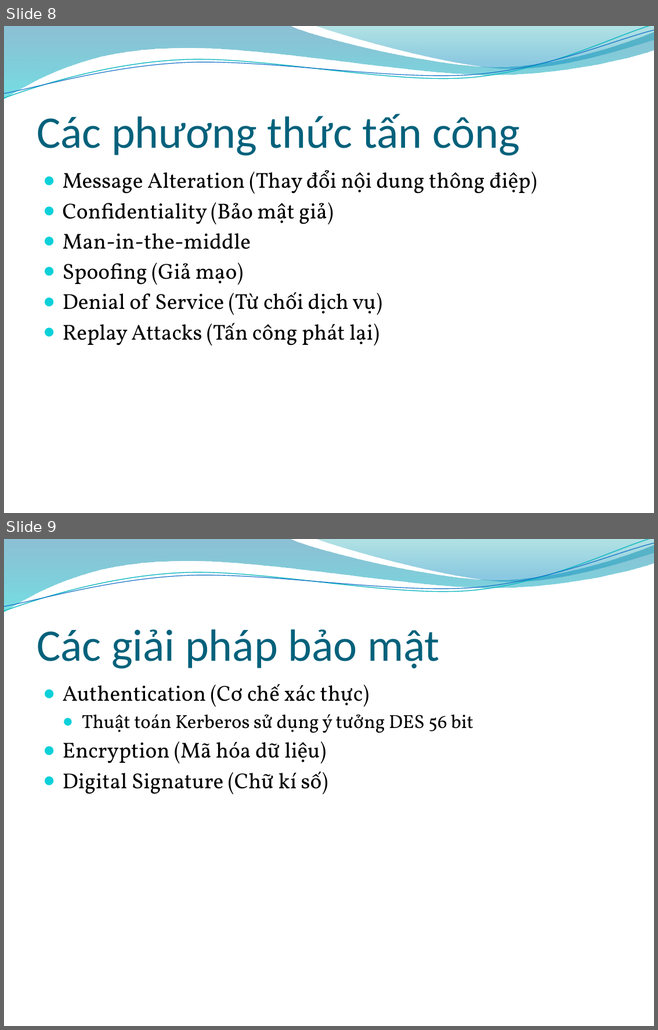
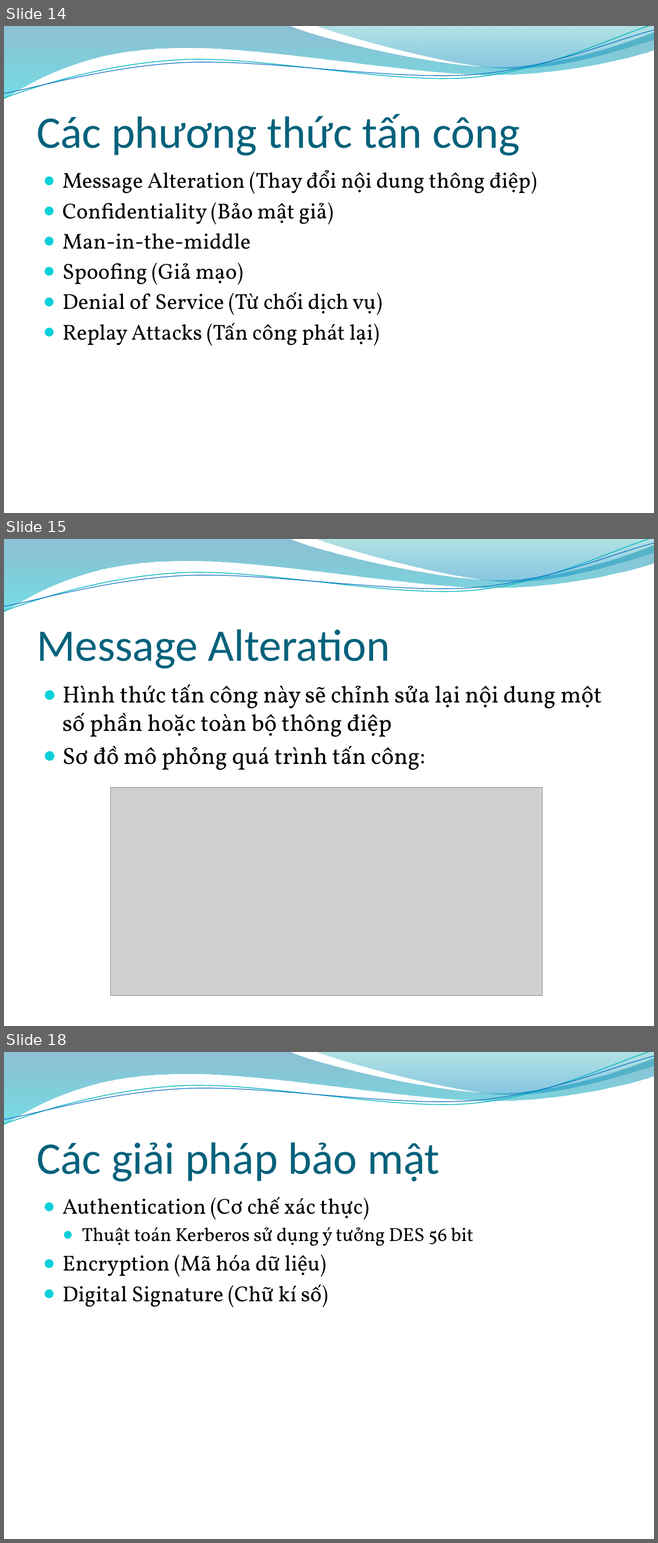
Before and after one commit to fast-link/bk-20102-assignment, a slide deck: An ninh mang/Bảo mật trong Web Service_Slide.pptx. Shown one above the other, each under a label of ours: slides 8 and 9 before the commit, slides 14, 15 and 18 after it; the slides between them are not shown. The pictures are 658x1030 and 658x1543 pixels, drawn with LibreOffice and Linux fonts; fonts in the diff are those of the drawing; grey boxes stand for pictures; background and template pictures are left out. Boxes give left, top, right and bottom in pixels: in the first picture for what was removed or moved away, otherwise in the second. Text is boxed around its words. In the diff, an @@ line names an element or a change of style, - is before the commit and + after.

```diff
--- a/An ninh mang/Bảo mật trong Web Service_Slide.pptx
+++ b/An ninh mang/Bảo mật trong Web Service_Slide.pptx
@@ slide 15 added at <box>4,539,654,1026</box>, background picture (left out); not listed: 4 template elements that a slide beside it also shows @@
@@ title added at <box>36,629,390,669</box>, 50 pt, text #04617B @@
+Message Alteration
@@ text added at <box>63,685,601,770</box>, 26 pt, text #000000 @@
+● Hình thức tấn công này sẽ chỉnh sửa lại nội dung một số phần hoặc toàn bộ thông điệp
+● Sơ đồ mô phỏng quá trình tấn công:
@@ picture added at <box>111,788,542,995</box> @@
@@ what was slide 8 is now slide 14 @@
@@ what was slide 9 is now slide 18 @@
```
Also in this commit, not shown: 1 slide changed, 24 other slides added, 1 other file.
